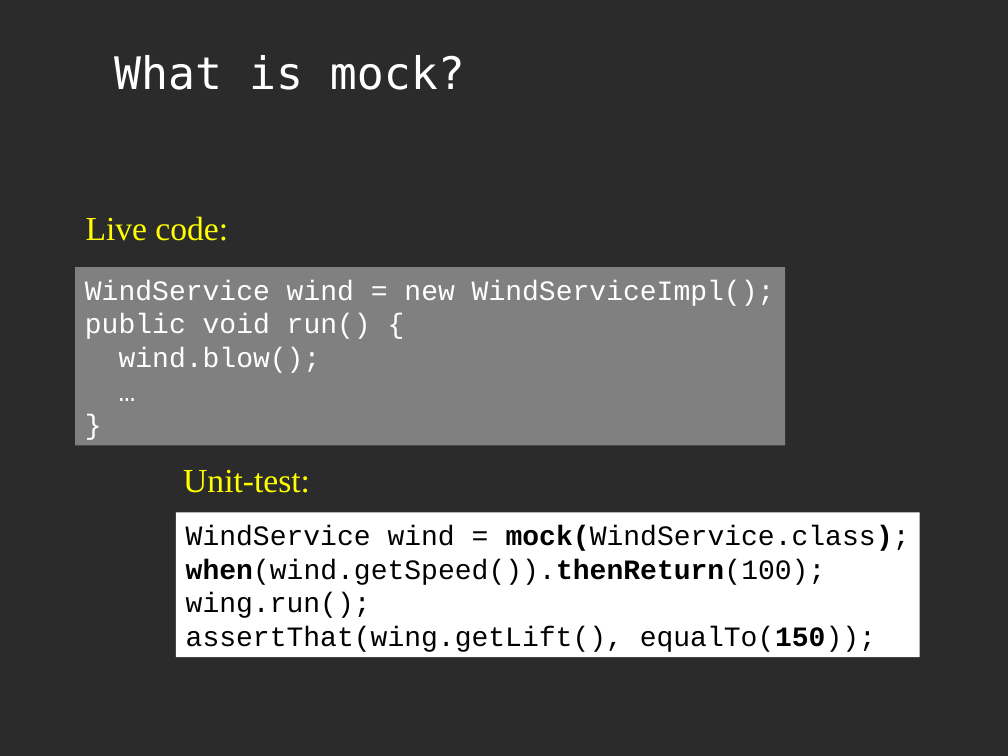
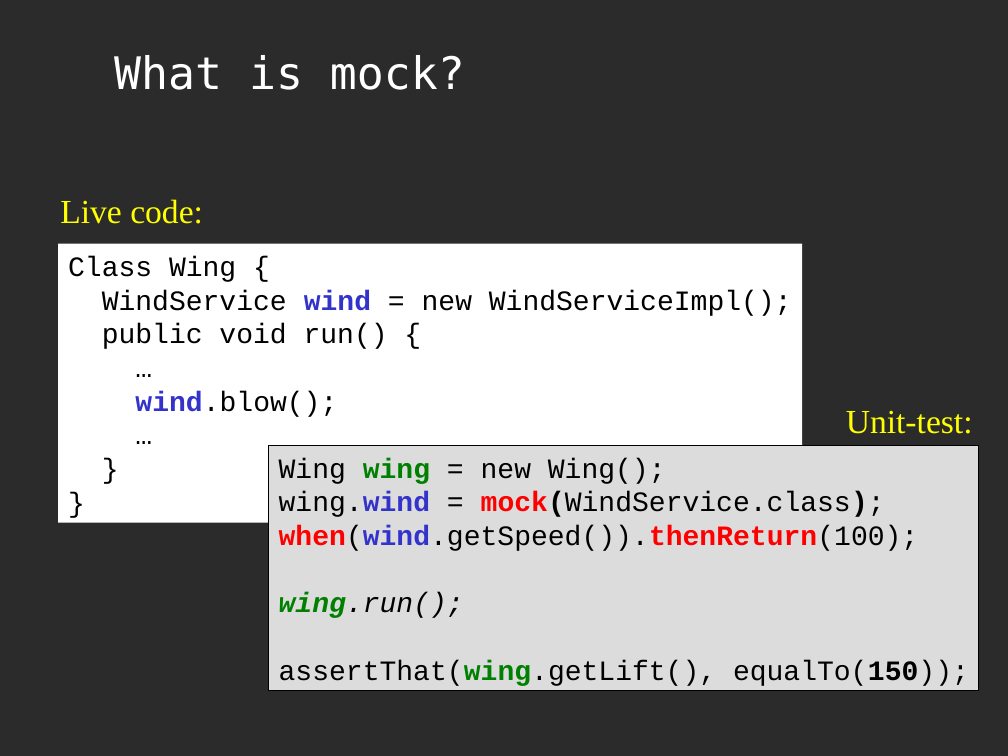
Before and after one commit to asolntsev/presentations, a slide deck: slide 8 of real-life-unit-tests/RealLifeUnitTests.agile-ee.eng.ppt (slide 7 before the commit). Drawn at 1008x756 pixels with LibreOffice and Linux fonts; fonts in the diff are those of the drawing; background and template pictures are left out; a plain dark background stands for a picture behind light text. Boxes give left, top, right and bottom in pixels: in the first picture for what was removed or moved away, otherwise in the second. Text is boxed around its words. In the diff, an @@ line names an element or a change of style, - is before the commit and + after.

```diff
--- a/real-life-unit-tests/RealLifeUnitTests.agile-ee.eng.ppt
+++ b/real-life-unit-tests/RealLifeUnitTests.agile-ee.eng.ppt
@@ text "Live code:": place and size @@
-text "Live code:" at bbox=[86, 216, 228, 241]
+text "Live code:" at bbox=[60, 199, 203, 224]
@@ text in rectangle at bbox=[58, 244, 802, 523]: paragraph added @@
+…
@@ text in rectangle at bbox=[58, 244, 802, 523]: paragraph added @@
+}
@@ rectangle "Class Wing {": place and size @@
-rectangle "Class Wing {" at bbox=[75, 267, 785, 446]
+rectangle "Class Wing {" at bbox=[58, 244, 802, 523]
@@ rectangle "Class Wing {" at bbox=[58, 244, 802, 523]: fill #808080 to #FFFFFF @@
@@ text in rectangle at bbox=[68, 256, 236, 282]: paragraph added @@
+Class Wing {
@@ text in rectangle at bbox=[102, 290, 792, 417]: text colour #FFFFFF to #000000 in "WindService = new WindServiceImpl();", "public void run() {", "wind.blow();", "…" and 1 more places; text colour #FFFFFF to #3333CC, bold on in "wind", "wind.blow();" @@
@@ text "Unit-test:": place and size @@
-text "Unit-test:" at bbox=[183, 469, 310, 493]
+text "Unit-test:" at bbox=[846, 411, 973, 434]
@@ rectangle "Wing wing = new Wing();": place and size @@
-rectangle "Wing wing = new Wing();" at bbox=[175, 512, 919, 657]
+rectangle "Wing wing = new Wing();" at bbox=[269, 446, 980, 691]
@@ rectangle "Wing wing = new Wing();" at bbox=[269, 446, 980, 691]: fill #FFFFFF to #DCDCDC; outline none to #000000 0.74 pt @@
@@ text in rectangle at bbox=[279, 458, 885, 517]: text changed @@
-WindService wind = mock(WindService.class);
+Wing wing = new Wing();
+wing.wind = mock(WindService.class);
@@ text in rectangle at bbox=[279, 525, 969, 686]: text colour #000000 to #FF0000, text colour #000000 to #3333CC in "when(wind.getSpeed()).thenReturn(100);"; bold on in "when(wind.getSpeed()).thenReturn(100);", "wing.run();", "assertThat(wing.getLift(),"; text colour #000000 to #008000 in "wing.run();", "assertThat(wing.getLift(),"; italic on in "wing.run();" @@
```
Also in this commit, not shown: 4 other slides changed, 3 slides added, 1 slide removed.
